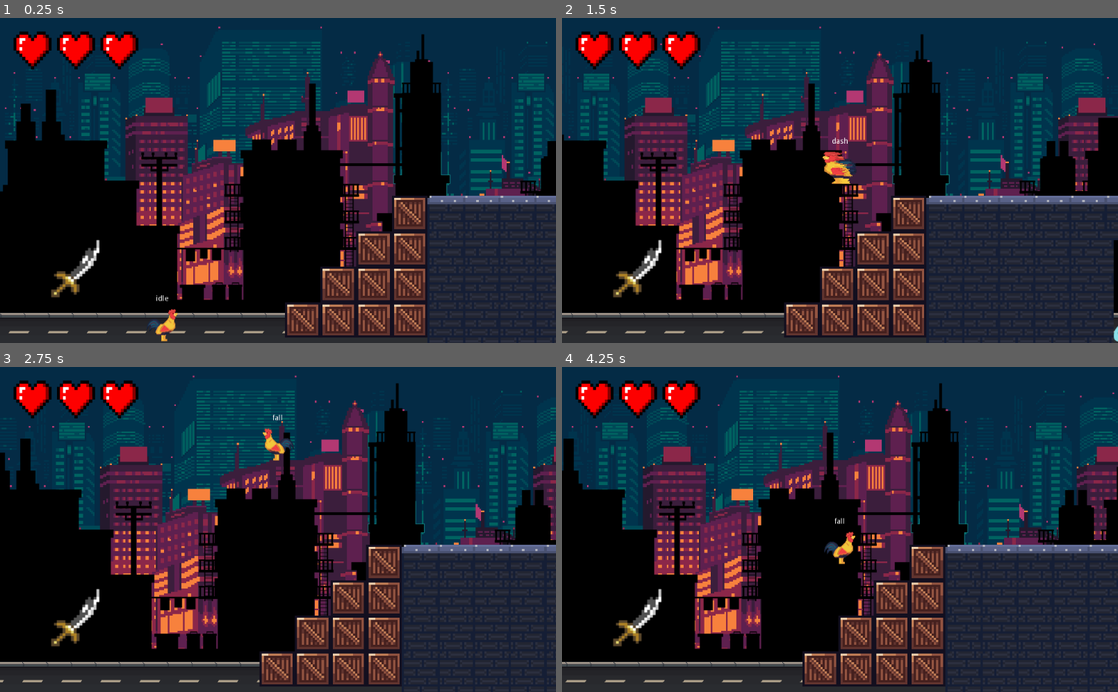
Above: before the commit, frames 1-4 (two rows, left to right).
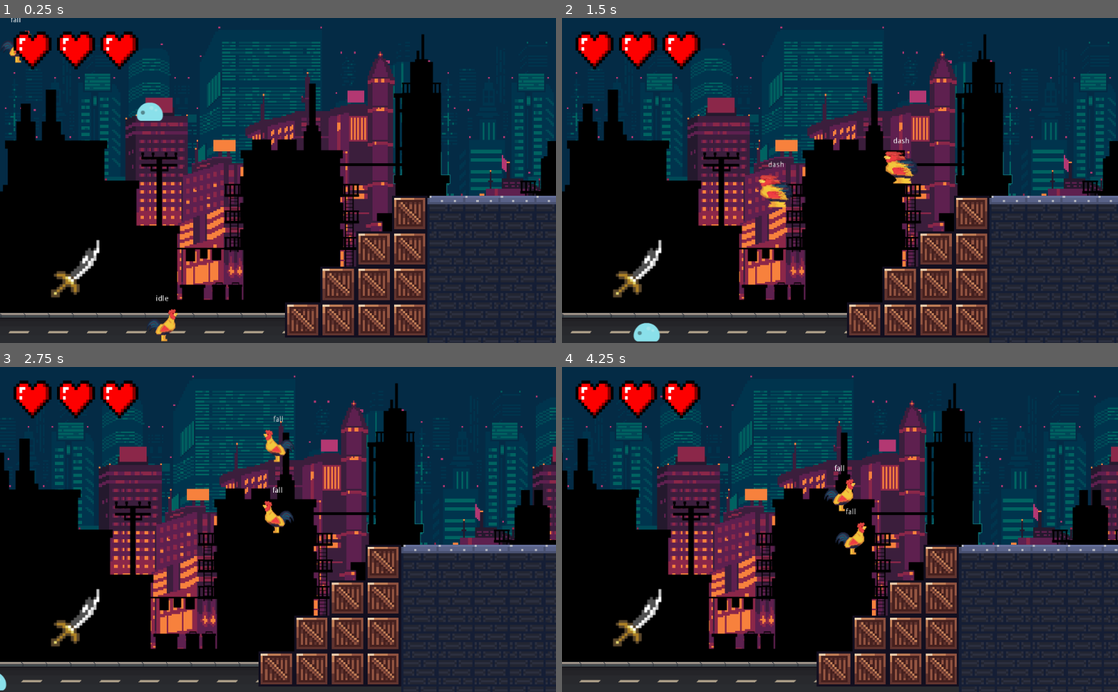
Above: after the commit, the same moments.

Repository: see4pablo/rooster-madness
Game: Godot game, scene res://Game.tscn
The game is run twice, just before and just after one commit, with the same random seed, the same clock (stepped at 60 frames per second) and the same inputs.
Inputs (mouse positions are in pixels of both pictures, inside the frame that each line leads up to):
- Up to frame 1 (0.25 s): no input
- Up to frame 2 (1.5 s): move the mouse to (962, 164) at 0.52 s; press the mouse at (962, 164) at 0.53 s; hold D (move_right) from 0.53 s (still down); tap Space (jump) at 0.77 s; move the mouse to (728, 196) at 1.27 s; release the mouse at (728, 196) at 1.28 s; click (728, 196) at 1.35 s
- Up to frame 3 (2.75 s): tap Space (jump) at 1.52 s; move the mouse to (333, 458) at 2.02 s; release D (move_right) at 2.03 s; press the mouse at (333, 458) at 2.03 s; hold A (move_left) from 2.03 s (still down)
- Up to frame 4 (4.25 s): move the mouse to (812, 594) at 2.77 s; release A (move_left) at 2.78 s; release the mouse at (812, 594) at 2.78 s; hold D (move_right) from 2.78 s (still down); click (812, 594) at 2.85 s; tap Space (jump) at 3.02, 3.77 s; move the mouse to (1006, 578) at 3.52 s; press the mouse at (1006, 578) at 3.53 s

The runs differ from the first frame. In frame 1, 0.3% of the frame differs, in the area x 0-30%, y 0-32%; in frame 2, 46%, in the area x 0-100%, y 2-100%; in frame 3, 6.6%; in frame 4, 28%.

Commit message:
solving merge 1

Diff:
--- a/Game.tscn
+++ b/Game.tscn
@@ -90,3 +90,12 @@
 cell_size = Vector2( 16, 16 )
 format = 1
 tile_data = PoolIntArray( 65535, 0, 0, 131071, 0, 0, 196607, 0, 0, 262143, 0, 0, 327679, 0, 0, 393215, 0, 0, 327691, 0, …(564 unchanged characters)…
+
+
+
+[node name="enemy2" parent="Enemies" instance=ExtResource( 2 )]
+position = Vector2( 300, 133 )
+direction = 1
+
+[node name="Player" parent="." instance=ExtResource( 1 )]
+>>>>>>> b9b32e38bd9cfea81368923b786137484ba3386e
